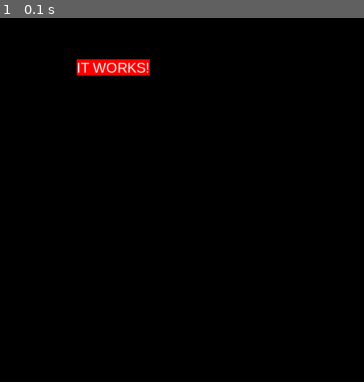
Above: before the commit, frame 1.
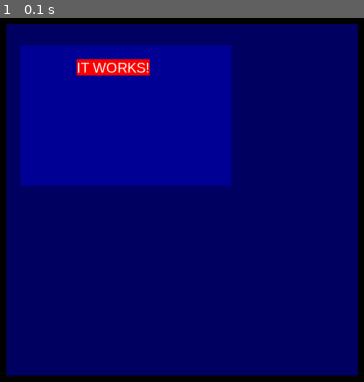
Above: after the commit, the same moment.

Repository: Rednax-Code/pygame_ui
Game: pygame game, started from main.py
The game is run twice, just before and just after one commit, with the same random seed, the same clock (stepped at 60 frames per second) and the same inputs.
Inputs:
- Up to frame 1 (0.1 s): no input

The runs differ from the first frame. In frame 1, 93% of the frame differs, in the area x 1-99%, y 1-99%.

Commit message:
Huge Edit

Diff:
--- a/Interface.json
+++ b/Interface.json
@@ -1,12 +1,27 @@
 {
-	"label": {
-		"name": "test_label",
-		"position": [200,100],
-		"size": [120,80],
-		"auto_size": true,
-		"text": "IT WORKS!",
-		"font_size": 20,
-		"is_visible": true,
-		"background_color": [255,0,0]
+	"frame": {
+		"name": "test_frame",
+		"position": [100,50],
+		"size": [500,500],
+		"background_color": [0,0,100],
+		"contents": {
+			"frame": {
+				"name": "test_frame_in_frame",
+				"position": [120,80],
+				"size": [300,200],
+				"background_color": [0,0,150],
+				"contents": {
+					"label": {
+						"name": "test_label",
+						"position": [200,100],
+						"size": [120,80],
+						"background_color": [255,0,0],
+						"text": "IT WORKS!",
+						"font_size": 20,
+						"auto_size": true
+					}
+				}
+			}
+		}
 	}
 }
--- a/pygame_ui/__init__.py
+++ b/pygame_ui/__init__.py
@@ -1,10 +1,10 @@
 """
-PygameUI
-========
+Pygame UI
+=========
 
 A python library for quickly building user interfaces for pygame.
 
-Make sure you read the ``Getting started`` section in the documentation in the library folder.
+Make sure you read the ``Getting started`` section of the documentation in the library folder.
 """
 
 from pygame_ui.base import *
--- a/pygame_ui/base.py
+++ b/pygame_ui/base.py
@@ -1,27 +1,65 @@
+from pygame_ui.constants import *
 import pygame_ui.elements
 
 
 class Graphical_UI:
 	"""
 	The main GUI handler
+
+	Is automatically called on ``pygame_ui.init()``
+
+	Calling this manually is deprecated.
 	"""
 
-	Elements = {}
+	elements = {}
 
 	def __init__(self, objects:dict):
 		for item_type, data in objects.items():
 			element_id = data.pop('name')
-			self.Elements[element_id] = getattr(pygame_ui.elements, item_type)(data)
+			self.elements[element_id] = getattr(pygame_ui.elements, item_type)(data)
 
-	def add_element(self, name:str, Element:pygame_ui.elements.UI_Element):
-		self.Elements[name] = Element
+	def get_frame(self, frame_path:str=''):
+		"""
+		Returns the frame of given path.
+		"""
 
-	def remove_element(self, name:str):
-		try:
-			self.Elements.pop(name)
-			return
-		except KeyError:
-			raise KeyError('Tried removing non-existing element.')
+		frame = self
+		for i in frame_path.split('->'):
+			if i in frame.elements.keys():
+				frame = frame.elements[i]
+			else:
+				raise KeyError('No frame with name \''+i+'\' was found. '+MORE_INFO+'frame paths')
+		return frame
+
+	def get_element(self, name:str, frame_path:str=''):
+		"""
+		Returns the element with specified name at given path.
+		"""
+
+		frame = self.get_frame(frame_path)
+		if name in frame.elements.keys():
+			return frame.elements[name]
+		else:
+			raise KeyError('No element with name \''+name+'\' was found. '+MORE_INFO+'frame paths')
+
+	def add_element(self, name:str, element:pygame_ui.elements.UI_Element, frame_path:str=''):
+		"""
+		Adds the specified element with it's name to the GUI or given frame.
+		"""
+
+		frame = self.get_frame(frame_path)
+		frame.elements[name] = element
+
+	def remove_element(self, name:str, frame_path:str=''):
+		"""
+		Removes the element specified by name (and path) from it's parent.
+		"""
+
+		frame = self.get_frame(frame_path)
+		if name in frame.elements.keys():
+			frame.elements.pop(name)
+		else:
+			raise KeyError('No element with name \''+frame_path+'\' was found. '+MORE_INFO+'frame paths')
 
 	def event_handler(self, event):
 		"""
@@ -36,10 +74,14 @@
 
 	def draw(self, pygame_window):
 		"""
-		blabla
+		Main draw function which will draw all visible things layered like painter-style.
+
+		Must be called in the following context:
+		>>> Interface.draw(pygame_window)
+		>>> pygame.display.flip()
 		"""
 
-		for i in self.Elements.values():
+		for i in self.elements.values():
 			if i.is_visible:
 				if i.background_color != None:
 					i.draw_bg(pygame_window)
@@ -50,7 +92,7 @@
 
 def init():
 	"""
-	blabla
+	This loads in the ``Interface.json`` file and created a GUI with it
 	"""
 
 	import json
--- a/pygame_ui/constants.py
+++ b/pygame_ui/constants.py
@@ -5,3 +5,4 @@
 FONT_ATTRIBUTES = ['font_name', 'font_size', 'font_bold', 'font_bold']
 ISSUE_REPORT = '[Note] if the above statement seems incorrect, please report this issue to me personally. Thank you :)\n'
 MUST_BE = 'Must be one of the following:\n'
+MORE_INFO = 'Check the documentation for more information about '
--- a/pygame_ui/elements.py
+++ b/pygame_ui/elements.py
@@ -14,7 +14,7 @@
 	position = [0,0]
 	size = [0,0]
 	background_color = None
-	is_visible = False
+	is_visible = True
 	is_hoverable = False
 	is_clickable = False
 	auto_size = False
@@ -29,10 +29,16 @@
 		self.rectangle = pygrect.Rect(self.position, self.size)
 
 	def change_position(self, new_position):
+		"""
+		You can figure this one out yourself. If you can't then... *sigh*
+		"""
 		self.position = new_position
 		self.rectangle = pygrect.Rect(self.position, self.size)
 
 	def change_size(self, new_size):
+		"""
+		You can figure this one out yourself. If you can't then... *sigh*
+		"""
 		self.size = new_size
 		self.rectangle = pygrect.Rect(self.position, self.size)
 
@@ -46,16 +52,36 @@
 
 
 class frame(UI_Element):
+	"""
+	The UI element that works as a sort of bundle or group.
 
+	Yes, frame-ception is a thing.
+	"""
+
+	contents = {}
 
 	def __init__(self, *initial_data, **kwargs):
+		self.elements = {}
 		super().__init__(initial_data, kwargs)
+		for item_type, data in self.contents.items():
+			element_id = data.pop('name')
+			self.elements[element_id] = globals()[item_type](data)
 
 	def draw(self, pygame_window):
-		pass
+		for i in self.elements.values():
+			if i.is_visible:
+				if i.background_color != None:
+					i.draw_bg(pygame_window)
+				i.draw(pygame_window)
 
 
 class label(UI_Element):
+	"""
+	The UI element for text.
+
+	Anything with letters will use this class.
+	"""
+
 	text = "Empty Label"
 	text_color = (255,255,255)
 	text_aa = True
@@ -69,6 +95,13 @@
 		self.font = pygfont.SysFont(self.font_name, self.font_size, self.font_bold, self.font_italic)
 
 	def change_font(self, **kwargs):
+		"""
+		Used to change attributes of the font.
+
+		The keyword arguments must exist in the following list:
+		>>> ['font_name', 'font_size', 'font_bold', 'font_bold']
+		"""
+
 		for key in kwargs:
 			if key in FONT_ATTRIBUTES:
 				setattr(self, key, kwargs[key])
Not shown, changed: pygame_ui/documentation.md
